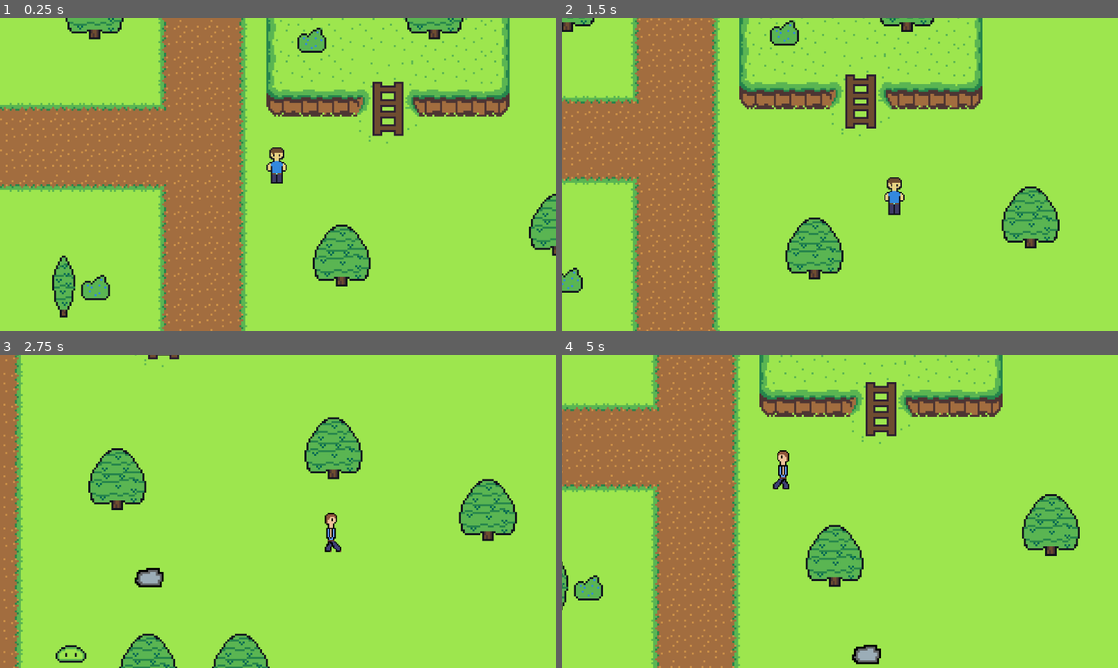
Above: before the commit, frames 1-4 (two rows, left to right).
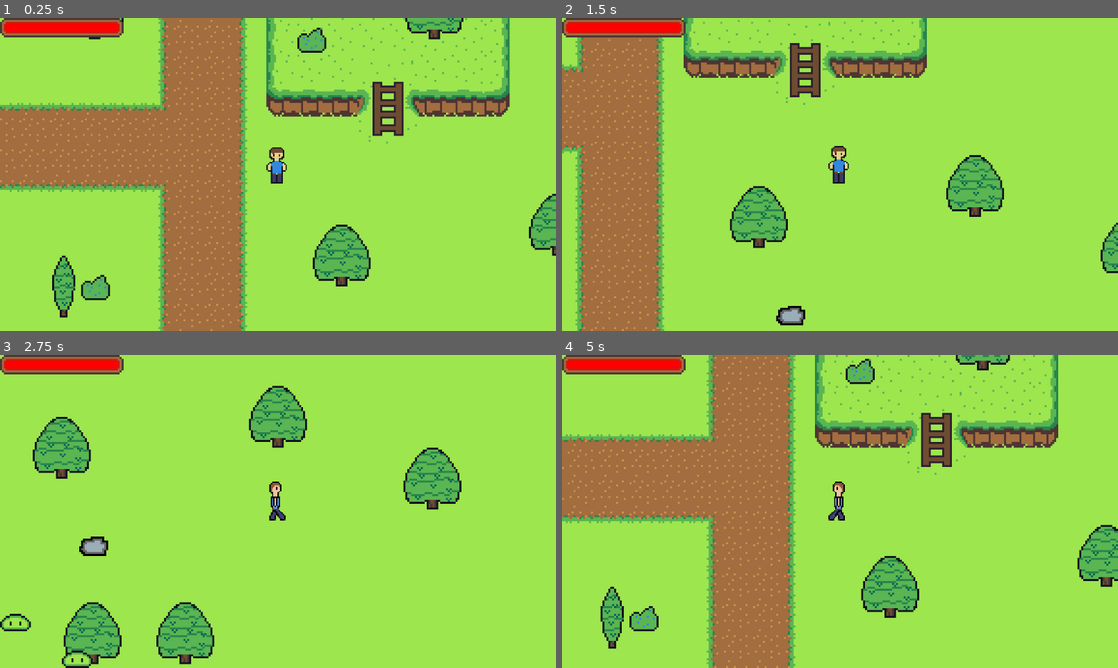
Above: after the commit, the same moments.

Repository: P3anutBu113r/glichlands-game
Game: Godot game, scene res://scenes/levels/plains/junction.tscn
Two runs of this game, one before a commit and one after it. Both use one fixed random seed, a clock stepped at 60 frames per second and the inputs below.
Inputs (mouse positions are in pixels of both pictures, inside the frame that each line leads up to):
- Up to frame 1 (0.25 s): no input
- Up to frame 2 (1.5 s): move the mouse to (962, 158) at 0.52 s; hold Right (ui_right) 0.53-1.28 s; click (962, 158) at 0.6 s; move the mouse to (728, 190) at 1.27 s; hold Down (ui_down) from 1.28 s (still down); tap Space (space) at 1.35 s
- Up to frame 3 (2.75 s): move the mouse to (333, 442) at 2.02 s; release Down (ui_down) at 2.03 s; hold Right (ui_right) from 2.03 s (still down); click (333, 442) at 2.1 s
- Up to frame 4 (5 s): move the mouse to (812, 574) at 2.77 s; release Right (ui_right) at 2.78 s; hold Up (ui_up) 2.78-3.53 s; tap Space (space) at 2.85, 4.35 s; move the mouse to (1006, 558) at 3.52 s; hold Left (ui_left) from 3.53 s (still down); click (1006, 558) at 3.6 s; move the mouse to (673, 464) at 4.27 s

The runs differ from the first frame. In frame 1, 1.4% of the frame differs, in the area x 0-23%, y 0-7%; in frame 2, 36%; in frame 3, 20%; in frame 4, 40%, in the area x 0-100%, y 0-100%.

Commit message:
lkjl

Diff:
--- /dev/null
+++ b/Main menue.tscn
@@ -0,0 +1,5 @@
+[gd_scene format=3 uid="uid://cqu1jwaednvy0"]
+
+[node name="main menue" type="Node2D"]
+
+[node name="Camera2D" type="Camera2D" parent="."]
--- a/scenes/characters/character.tscn
+++ b/scenes/characters/character.tscn
@@ -197,7 +197,7 @@
 radius = 3.0
 
 [sub_resource type="CircleShape2D" id="CircleShape2D_led8w"]
-radius = 67.0298
+radius = 204.245
 
 [sub_resource type="Animation" id="Animation_df25q"]
 length = 0.001
@@ -347,7 +347,7 @@
 position = Vector2(0, -5)
 scale = Vector2(0.7, 0.7)
 sprite_frames = SubResource("SpriteFrames_ncipj")
-animation = &"up_hurt"
+animation = &"down idle"
 
 [node name="dashTimer" type="Timer" parent="."]
 wait_time = 3.0
@@ -386,15 +386,6 @@
 [node name="player_hurt_timer" type="Timer" parent="."]
 wait_time = 0.2
 one_shot = true
-
-[node name="healthbar" type="ProgressBar" parent="."]
-modulate = Color(1, 0, 0, 1)
-offset_left = -9.0
-offset_top = -19.0
-offset_right = 171.0
-offset_bottom = 18.0
-scale = Vector2(0.1, 0.1)
-show_percentage = false
 
 [connection signal="timeout" from="dashTimer" to="." method="_on_timer_timeout"]
 [connection signal="body_entered" from="combat_hitbox" to="." method="_on_combat_hitbox_body_entered"]
--- a/scenes/characters/green_slime.tscn
+++ b/scenes/characters/green_slime.tscn
@@ -151,9 +151,9 @@
 radius = 23.0217
 
 [sub_resource type="CircleShape2D" id="CircleShape2D_c1xrm"]
-radius = 7.0
 
 [sub_resource type="CircleShape2D" id="CircleShape2D_mhkwx"]
+radius = 6.08276
 
 [node name="green slime" type="CharacterBody2D"]
 script = ExtResource("1_6r1ku")
@@ -205,7 +205,7 @@
 shape = SubResource("CircleShape2D_mhkwx")
 
 [node name="take_damage_timer" type="Timer" parent="."]
-wait_time = 0.4
+wait_time = 0.507
 one_shot = true
 
 [node name="healthbar" type="ProgressBar" parent="."]
--- a/scenes/levels/plains/flower_ring.tscn
+++ b/scenes/levels/plains/flower_ring.tscn
@@ -3,7 +3,7 @@
 [ext_resource type="Script" path="res://scripts/basic_level.gd" id="1_qxtu4"]
 [ext_resource type="TileSet" uid="uid://bdrhldmlhebet" path="res://art/tilesets/plains.tres" id="2_uvqnl"]
 [ext_resource type="PackedScene" uid="uid://byqwrxtmyt6ql" path="res://scenes/characters/character.tscn" id="3_ou6nw"]
-[ext_resource type="PackedScene" uid="uid://cdi5nck1cpbg5" path="res://scenes/levels/door.tscn" id="4_n4pul"]
+[ext_resource type="PackedScene" uid="uid://cdi5nck1cpbg5" path="res://scenes/misc/door.tscn" id="4_n4pul"]
 
 [node name="Flower_ring" type="Node2D"]
 z_index = 1
--- a/scenes/levels/plains/junction.tscn
+++ b/scenes/levels/plains/junction.tscn
@@ -1,9 +1,10 @@
-[gd_scene load_steps=6 format=3 uid="uid://dinurdrpd0w14"]
+[gd_scene load_steps=7 format=3 uid="uid://dinurdrpd0w14"]
 
 [ext_resource type="Script" path="res://scripts/basic_level.gd" id="1_c02oa"]
 [ext_resource type="PackedScene" uid="uid://byqwrxtmyt6ql" path="res://scenes/characters/character.tscn" id="2_fduia"]
+[ext_resource type="PackedScene" uid="uid://clu2ntpp0y0gc" path="res://scenes/misc/ui.tscn" id="3_0h24n"]
 [ext_resource type="TileSet" uid="uid://bdrhldmlhebet" path="res://art/tilesets/plains.tres" id="3_ea6b4"]
-[ext_resource type="PackedScene" uid="uid://cdi5nck1cpbg5" path="res://scenes/levels/door.tscn" id="4_0kyo5"]
+[ext_resource type="PackedScene" uid="uid://cdi5nck1cpbg5" path="res://scenes/misc/door.tscn" id="4_0kyo5"]
 [ext_resource type="PackedScene" uid="uid://bm0dw3edj6qxj" path="res://scenes/characters/green_slime.tscn" id="5_6gdkv"]
 
 [node name="junction" type="Node2D"]
@@ -22,8 +23,6 @@
 limit_top = -250
 limit_right = 445
 limit_bottom = 179
-drag_horizontal_enabled = true
-drag_vertical_enabled = true
 
 [node name="TileMap" type="TileMap" parent="."]
 z_as_relative = false
@@ -48,7 +47,7 @@
 polygon = PackedVector2Array(-15.9213, -2.22547, -15.0813, -2.24547, -15.1413, -3.14547, -14.1613, -3.10547, -14.1213,  …(360 unchanged characters)…
 
 [node name="Doors" type="Node2D" parent="."]
-position = Vector2(51, 146)
+position = Vector2(49, 147)
 
 [node name="Door_S" parent="Doors" instance=ExtResource("4_0kyo5")]
 position = Vector2(-1, 5)
@@ -72,6 +71,8 @@
 position = Vector2(191, 131)
 
 [node name="green slime4" parent="." instance=ExtResource("5_6gdkv")]
-position = Vector2(-136, -27)
+position = Vector2(-175, 2)
+
+[node name="Node2D" parent="." instance=ExtResource("3_0h24n")]
 
 [editable path="Doors/Door_S"]
--- /dev/null
+++ b/scenes/misc/ui.tscn
@@ -0,0 +1,16 @@
+[gd_scene load_steps=4 format=3 uid="uid://clu2ntpp0y0gc"]
+
+[ext_resource type="Script" path="res://ui.gd" id="1_ynmnb"]
+[ext_resource type="Texture2D" uid="uid://cn8407anpnhhb" path="res://art/Character spritesheets/the guy/healthbar1.png" id="2_cyepv"]
+[ext_resource type="Texture2D" uid="uid://b3bof134wcqyd" path="res://art/Character spritesheets/the guy/healthbar2.png" id="3_3kbhg"]
+
+[node name="Node2D" type="CanvasLayer"]
+script = ExtResource("1_ynmnb")
+
+[node name="healthbar" type="TextureProgressBar" parent="."]
+offset_right = 114.0
+offset_bottom = 27.0
+scale = Vector2(4, 4)
+value = 50.0
+texture_under = ExtResource("2_cyepv")
+texture_progress = ExtResource("3_3kbhg")
--- a/scripts/character.gd
+++ b/scripts/character.gd
@@ -53,11 +53,7 @@
 		velocity = input * SPEED
 	move_and_slide()
 func health_processing():
-	$healthbar.value = health
-	if health >= Global.player_max_health:
-		$healthbar.hide()
-	else:
-		$healthbar.show()
+	Global.player_health = health
 	if health <= 0:
 		print ("game over")
 		health = 0
--- a/scripts/global.gd
+++ b/scripts/global.gd
@@ -10,6 +10,7 @@
 var player_attack_dirrection = "none"
 var flower_ring_exit_x = 108
 var flower_ring_exit_y = 193
+var player_health = player_max_health
 
 func finish_changescenes():
 	if transition_scene == true:
--- /dev/null
+++ b/ui.gd
@@ -0,0 +1,12 @@
+extends CanvasLayer
+
+
+# Called when the node enters the scene tree for the first time.
+func _ready():
+	pass # Replace with function body.
+
+
+# Called every frame. 'delta' is the elapsed time since the previous frame.
+func _process(delta):
+
+	$healthbar.value = Global.player_health
Binary file added: art/Character spritesheets/the guy/healthbar.ase
Binary file added: art/Character spritesheets/the guy/healthbar1.png
Not shown, added: art/Character spritesheets/the guy/healthbar1.png.import
Binary file added: art/Character spritesheets/the guy/healthbar2.png
Not shown, added: art/Character spritesheets/the guy/healthbar2.png.import
Binary file changed: art/Character spritesheets/the guy/side_hurt.png
Binary file changed: art/Character spritesheets/the guy/the guy_hurt_down.png
Renamed: scenes/levels/door.tscn -> scenes/misc/door.tscn
